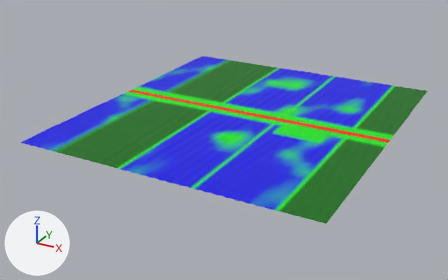
A saved change to the glTF model art/models/env_road_fields.glb.
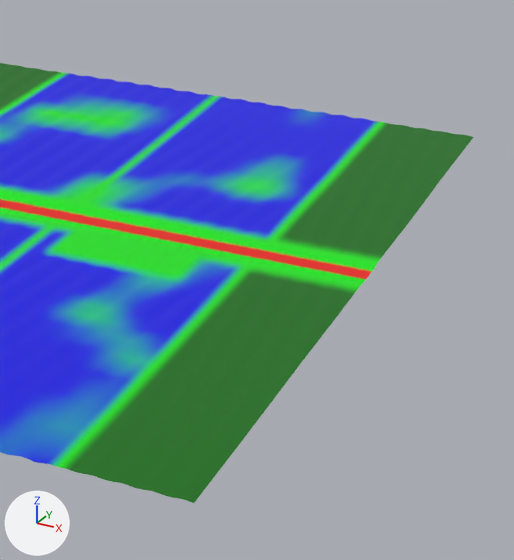
Old and new are each drawn whole from a 50 mm camera at (-17.0, -503.0, 198.0) aimed at (-258.0, -67.0, -20.0) and again close up on the part from 57% to 99% of the width and 15% to 87% of the height. Lighting does not change. The marker at lower left points along +X, +Y and +Z. The first two pictures are the older version. Objects named as collision shapes, trigger or cutter boxes, shadow casters or lower levels of detail are left out.

Names of what the first close-up shows: 'Fields'.
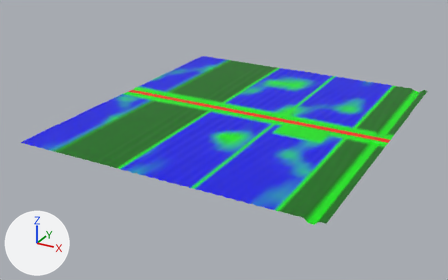
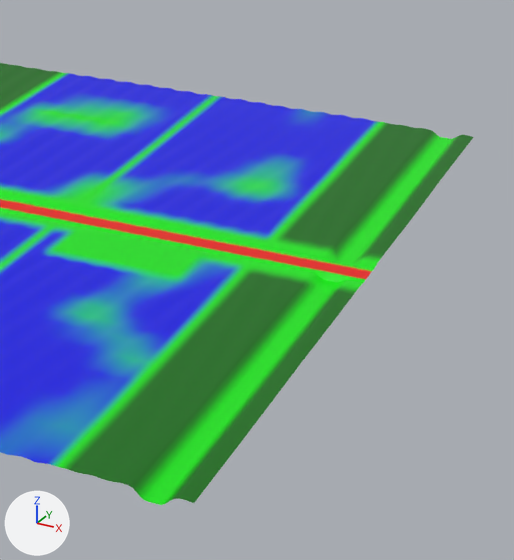
The change, as a diff of the scene's bpy script:
```diff
--- a/art/models/env_road_fields.glb.py
+++ b/art/models/env_road_fields.glb.py
@@ me_fields @@
 # used by ob_fields; location = (0.0, 0.0, 0.0)
-me_fields.from_pydata(...)  # 15600 vertices, 30646 faces; spans x -372.0..-120.0, y -190.0..90.0, z 0.0..1.0
+me_fields.from_pydata(...)  # 15600 vertices, 30646 faces; spans x -372.0..-120.0, y -190.0..90.0, z -2.0..1.0
+# me_fields part 1: 8 of the vertices in x -131.0..-127.0, y -190.0..-172.0, z 1.0 are moved by (0.0, 0.0, -3.0)
+# me_fields part 2: 1 of the vertices in x -130.0, y -80.0, z 1.0 are moved by (0.0, 0.0, -3.0)
+# me_fields part 3: 390 of the vertices in x -132.0..-126.0, y -190.0..90.0, z 0.0..1.0 are moved by (0.0, 0.0, -2.0)
+# me_fields part 4: 164 of the vertices in x -133.0..-125.0, y -190.0..90.0, z 0.0..1.0 are moved by (0.0, 0.0, -1.0)
+# me_fields part 5: 944 faces centred in x -135.0..-123.0, y -184.0..83.0, z 0.0..1.0 are repainted in the vertex colours; the middle colour goes from dark green #007c00 to green #00fd00
+# me_fields part 6: 329 faces centred in x -135.0..-123.0, y -60.0..-34.0, z 0.0 are repainted in the vertex colours; the middle colour stays green #00ff00
 me_fields.materials.append(mat_ground_fields)
```

Where the change shows, as pixel boxes (x1, y1, x2, y2) in the close-ups (514 x 560 px; the box of a moved part takes in the faces that stretch with it):
'Fields', reshaped: before (0, 63, 473, 503); after (0, 63, 473, 505)
part 1 of me_fields, moved or reshaped: before (141, 425, 206, 496); after (140, 431, 205, 505)
part 2 of me_fields, moved or reshaped: before (295, 305, 302, 314); after (294, 313, 301, 322)
part 3 of me_fields, moved or reshaped: before (168, 131, 452, 493); after (168, 137, 451, 500)
part 4 of me_fields, moved or reshaped: before (132, 131, 461, 498); after (132, 131, 460, 503)
part 5 of me_fields, edited (looks the same): (136, 130, 457, 483) in both
part 6 of me_fields, recoloured: before (311, 251, 367, 287); after (310, 254, 367, 294)
